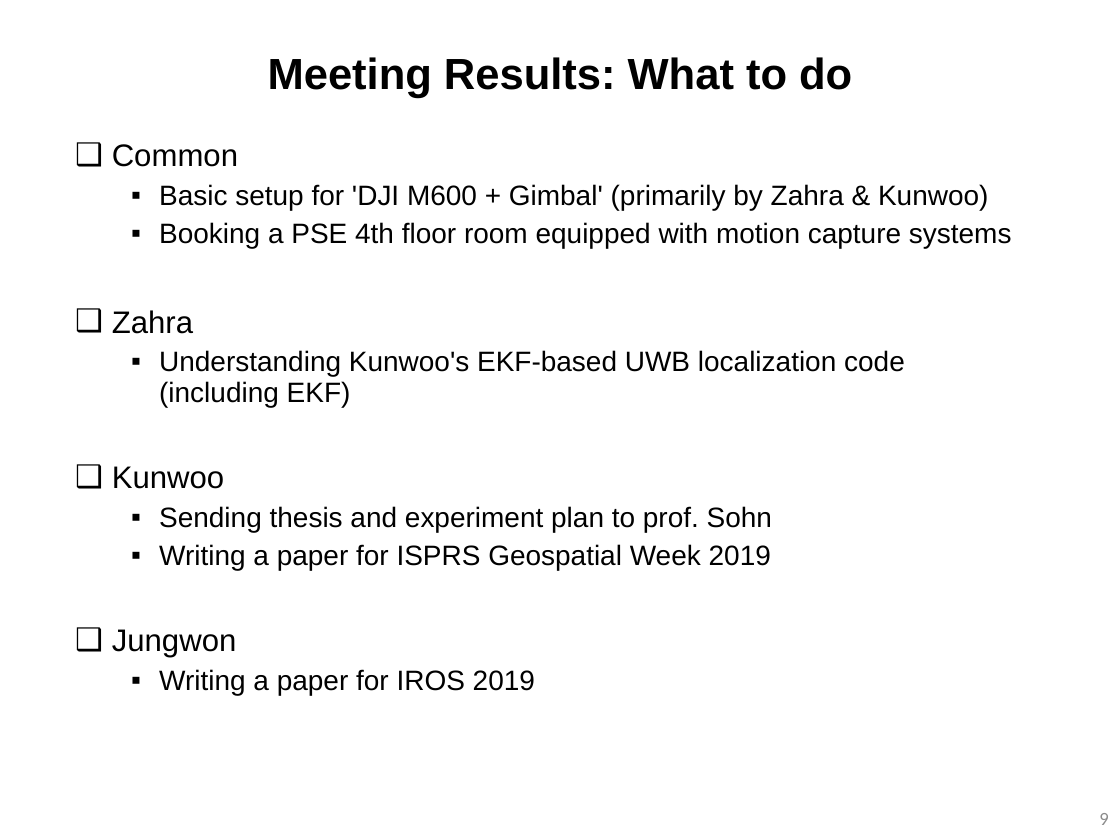
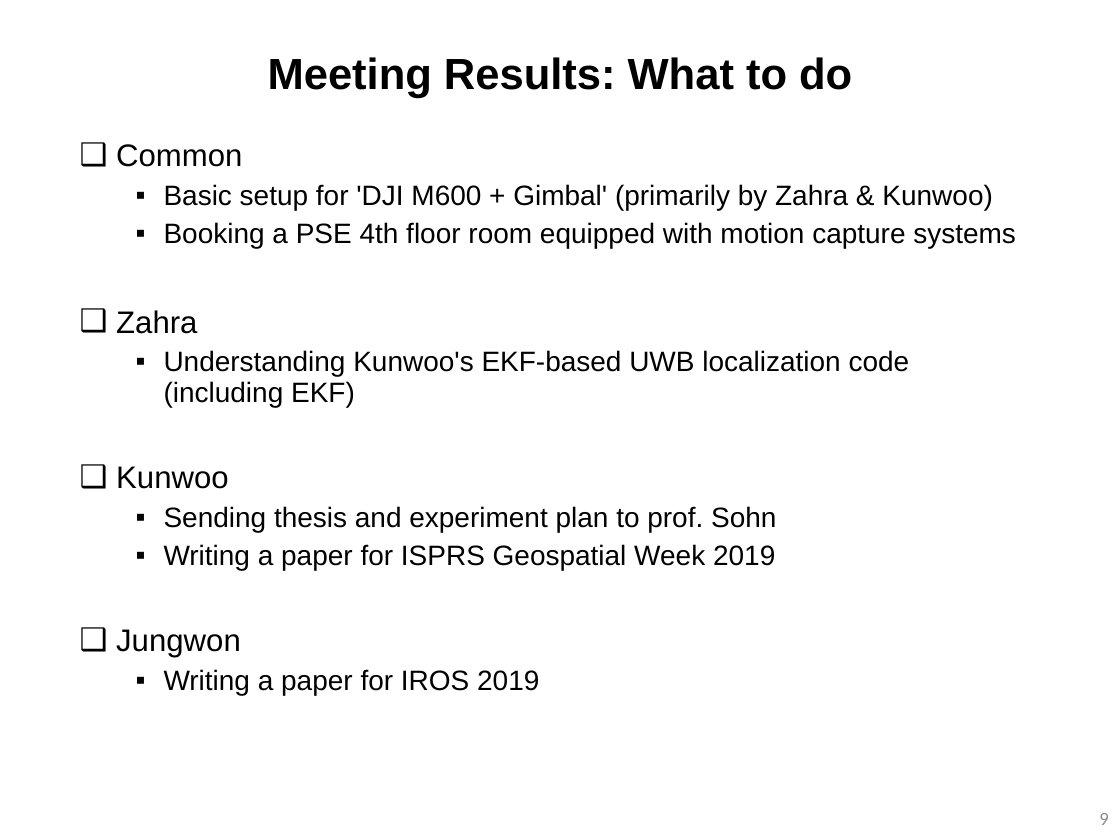
Before and after one commit to yorku-ausml/qdrone, a slide deck: slide 9 of doc/internal_meeting_materials/meeting_materials_qdrone_internal_20190107.pptx. Drawn at 1120x840 pixels with LibreOffice and Linux fonts; fonts in the diff are those of the drawing. Boxes give left, top, right and bottom in pixels: in the first picture for what was removed or moved away, otherwise in the second. Text is boxed around its words. In the diff, an @@ line names an element or a change of style, - is before the commit and + after.

```diff
--- a/doc/internal_meeting_materials/meeting_materials_qdrone_internal_20190107.pptx
+++ b/doc/internal_meeting_materials/meeting_materials_qdrone_internal_20190107.pptx
@@ text "Common": place and size @@
-text "Common" at [112, 144, 1012, 695]
+text "Common" at [116, 144, 1016, 695]
```
Also in this commit, not shown: 1 other file.
